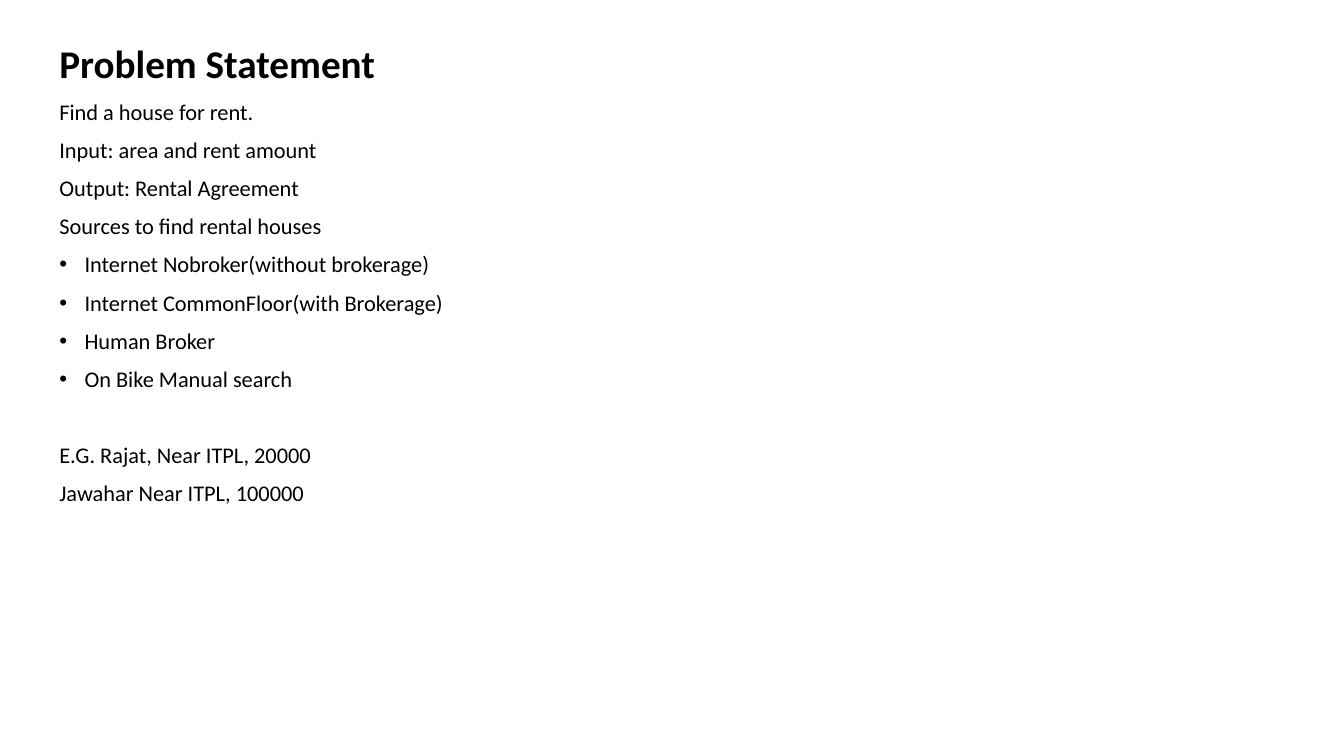
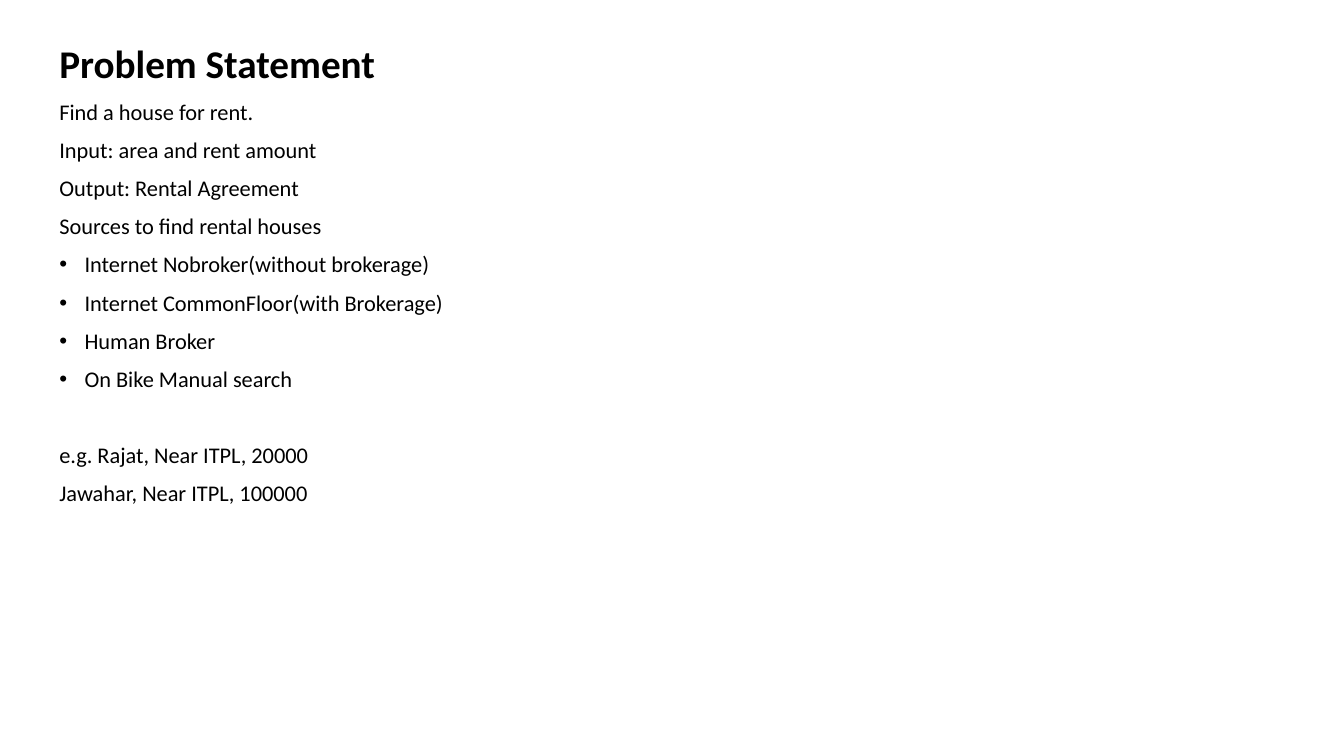
Before and after one commit to RamSBhadri/Docs, a slide deck: slide 10 of design pattern.pptx. Drawn at 1344x756 pixels with LibreOffice and Linux fonts; fonts in the diff are those of the drawing. Boxes give left, top, right and bottom in pixels: in the first picture for what was removed or moved away, otherwise in the second. Text is boxed around its words. In the diff, an @@ line names an element or a change of style, - is before the commit and + after.

```diff
--- a/design pattern.pptx
+++ b/design pattern.pptx
@@ text at [59,447,308,504]: text changed @@
-E.G. Rajat, Near ITPL, 20000
-Jawahar Near ITPL, 100000
+e.g. Rajat, Near ITPL, 20000
+Jawahar, Near ITPL, 100000
```
Also in this commit, not shown: 1 other slide changed, 13 slides added, 1 slide removed, 16 other files.
